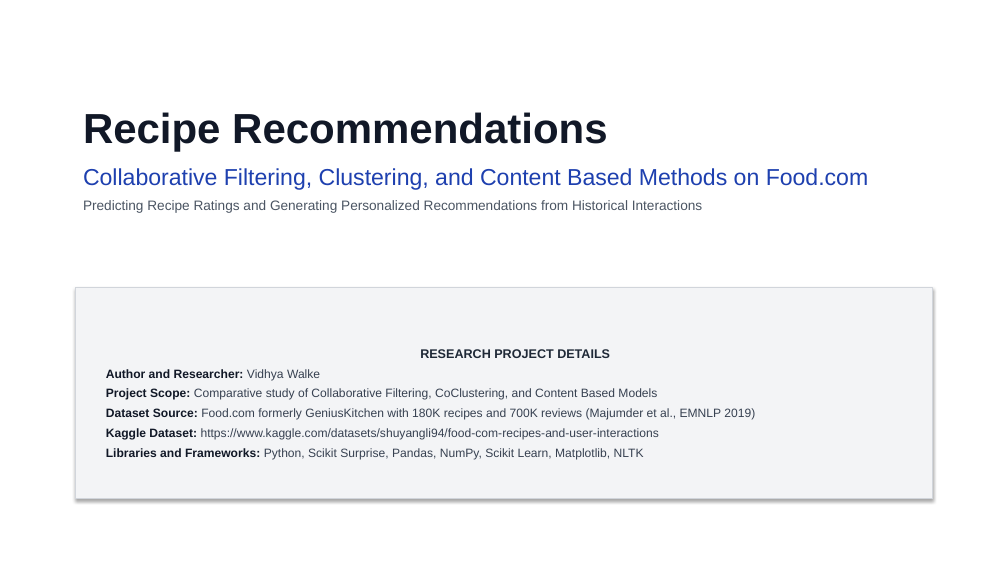
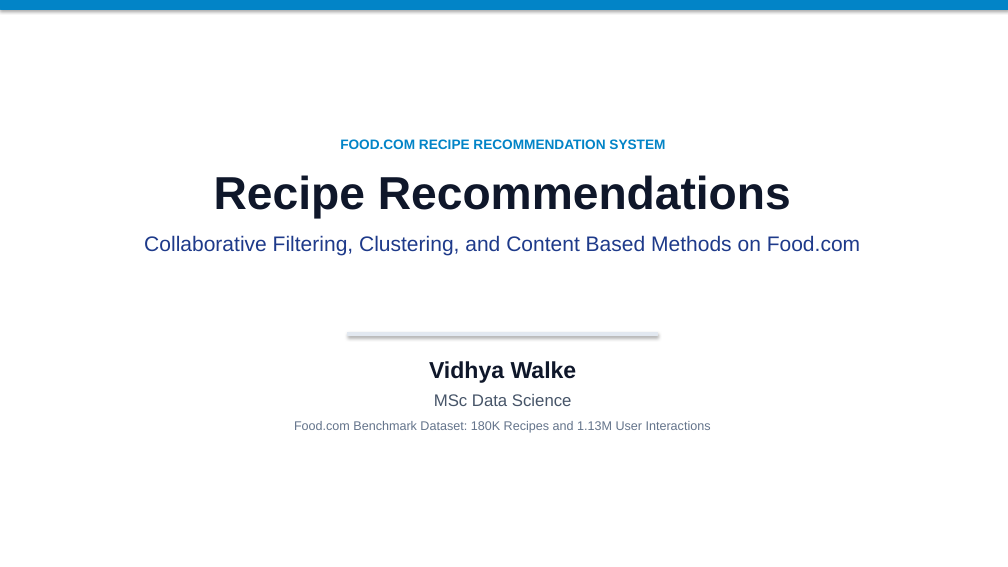
Before and after one commit to vidhyawalke/Recipe-Recommender-System, a slide deck: slide 1 of Recipe_Recommender_Presentation.pptx. Drawn at 1008x567 pixels with LibreOffice and Linux fonts; fonts in the diff are those of the drawing. Boxes give left, top, right and bottom in pixels: in the first picture for what was removed or moved away, otherwise in the second. Text is boxed around its words. In the diff, an @@ line names an element or a change of style, - is before the commit and + after.

```diff
--- a/Recipe_Recommender_Presentation.pptx
+++ b/Recipe_Recommender_Presentation.pptx
@@ rectangle added at (x1=0, y1=0, x2=1008, y2=9), fill #0284C7, outline #0284C7 0.75 pt @@
@@ text "FOOD.COM RECIPE RECOMMENDATION SYSTEM" moved from (x1=83, y1=112, x2=869, y2=213) to (x1=144, y1=139, x2=860, y2=256) @@
@@ text at (x1=340, y1=139, x2=665, y2=149): paragraph added @@
+FOOD.COM RECIPE RECOMMENDATION SYSTEM
@@ text at (x1=144, y1=175, x2=860, y2=256): size 40 to 44 pt, text colour #111827 to #0F172A in "Recipe Recommendations"; size 22 to 20 pt, text colour #1E40AF to #1E3A8A in "Collaborative Filtering, Clustering, and Content Based Metho ..."; alignment left to centre; more space between paragraphs @@
@@ text at (x1=83, y1=200, x2=702, y2=213): paragraph removed @@
-Predicting Recipe Ratings and Generating Personalized Recommendations from Historical Interactions
@@ rectangle removed at (x1=76, y1=287, x2=932, y2=499) @@
-RESEARCH PROJECT DETAILS
-Author and Researcher: Vidhya Walke
-Project Scope: Comparative study of Collaborative Filtering, CoClustering, and Content Based Models
-Dataset Source: Food.com formerly GeniusKitchen with 180K recipes and 700K reviews (Majumder et al., EMNLP 2019)
-Kaggle Dataset: https://www.kaggle.com/datasets/shuyangli94/food-com-recipes-and-user-interactions
-Libraries and Frameworks: Python, Scikit Surprise, Pandas, NumPy, Scikit Learn, Matplotlib, NLTK
@@ rectangle added at (x1=348, y1=333, x2=658, y2=336), fill #E2E8F0, outline #E2E8F0 0.75 pt @@
@@ text added at (x1=294, y1=361, x2=711, y2=433), 12 pt, text #64748B @@
+Vidhya Walke
+MSc Data Science
+Food.com Benchmark Dataset: 180K Recipes and 1.13M User Interactions
```
Also in this commit, not shown: 10 other slides changed, 2 slides added, 2 slides removed.
